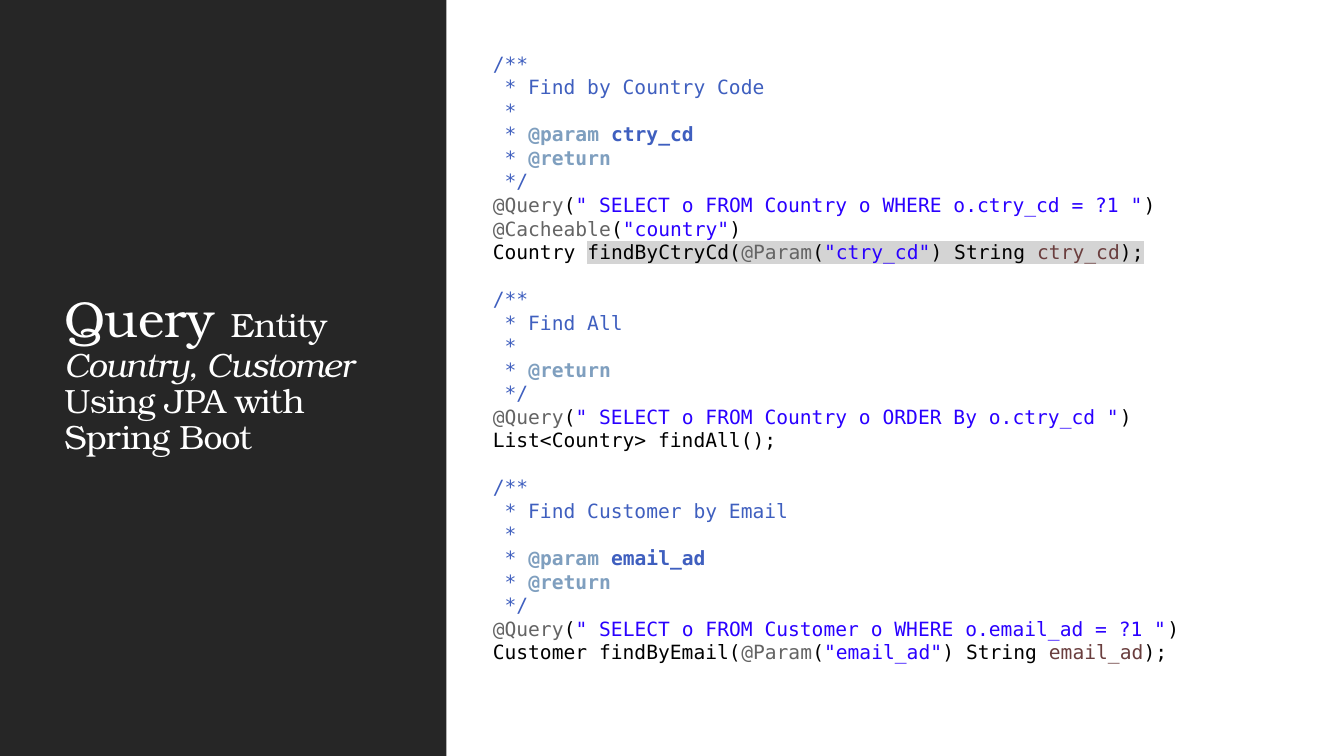
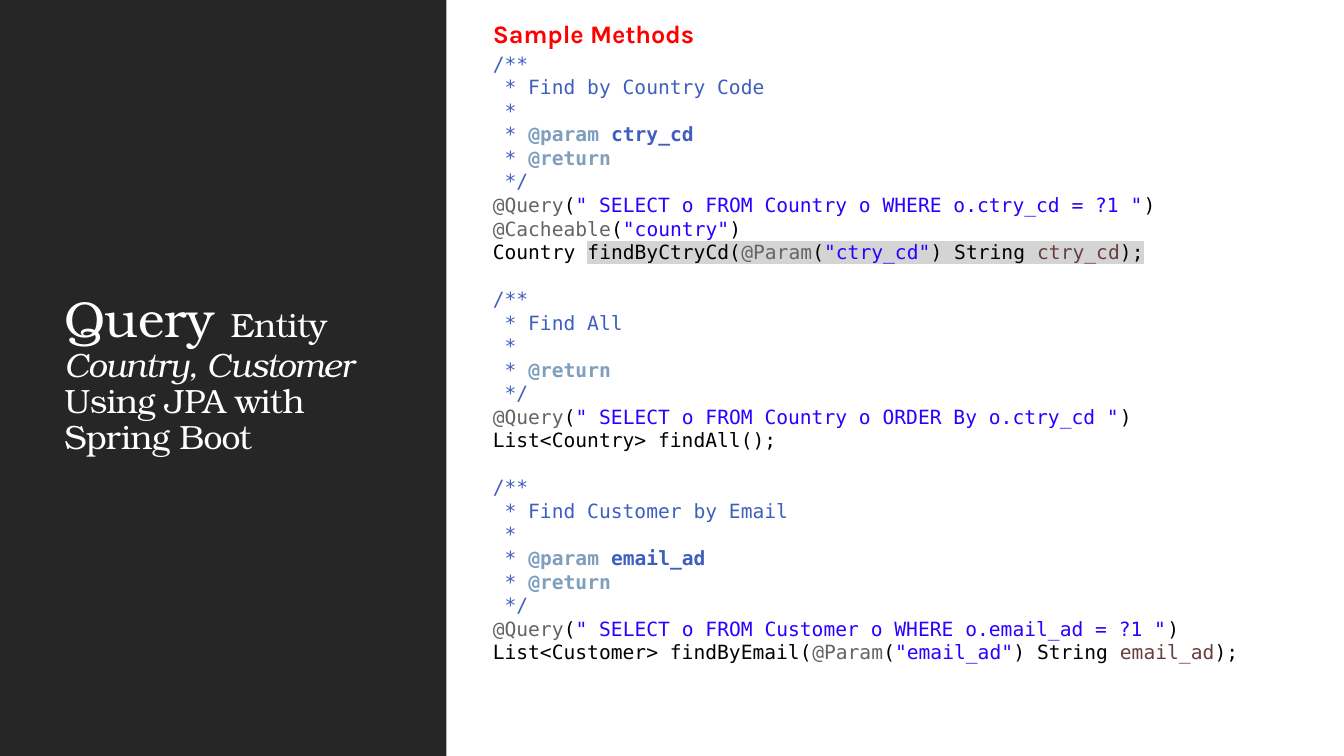
Before and after one commit to JSS-DEVCORE/JdbcExample, a slide deck: slide 27 of docs/JDBC Insights.pptx (slide 24 before the commit). Drawn at 1344x756 pixels with LibreOffice and Linux fonts; fonts in the diff are those of the drawing. Boxes give left, top, right and bottom in pixels: in the first picture for what was removed or moved away, otherwise in the second. Text is boxed around its words. In the diff, an @@ line names an element or a change of style, - is before the commit and + after.

```diff
--- a/docs/JDBC Insights.pptx
+++ b/docs/JDBC Insights.pptx
@@ text added at (x1=493, y1=25, x2=694, y2=49), 18 pt, text #FF0000, bold @@
+Sample Methods
@@ text at (x1=493, y1=644, x2=1238, y2=664): text changed @@
-Customer findByEmail(@Param("email_ad") String email_ad);
+List<Customer> findByEmail(@Param("email_ad") String email_ad);
```
Also in this commit, not shown: 6 other slides changed, 3 slides added, 5 other files.
